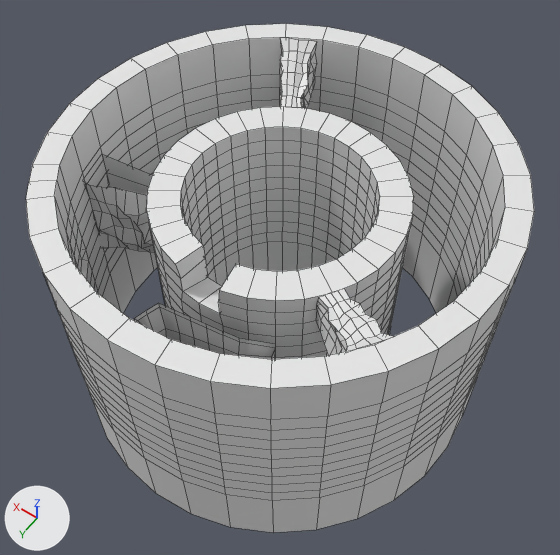
The FBX model MantaMadness/Assets/Models/Environment/SM_Lagoon/Lagoon_walls.fbx, before and after one commit.
Rendered twice from a camera (50 mm lens) standing at (-5.82, 8.15, 10.98) and looking at (-0.06, 0.09, -1.69). Arrows for +X, +Y and +Z are at lower left; the lights stay in place. The picture after the commit comes second. Mesh edges are drawn as thin lines. Where no turn or scale is listed for an object, it has been applied to the vertices.

In view in the first picture: 'lagoon_001', 'lagoon_002', 'lagoon_003', 'lagoon_004', 'lagoon_005', 'lagoon_006'.
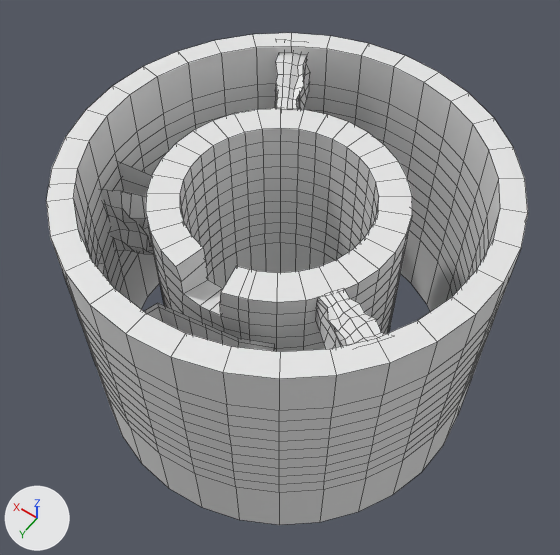
Where the newer file only moved an object's origin or applied its transform, the numbers keep the older frame.

Pixel boxes (x1, y1, x2, y2) of what changed, in the pictures (560 x 555 px):
'lagoon_002', moved, rescaled: before (26, 24, 534, 532); after (46, 33, 528, 525)
'lagoon_001', reshaped, moved, turned: before (146, 107, 414, 359); after (146, 108, 412, 352)
'lagoon_006', moved: before (84, 154, 155, 253); after (100, 161, 154, 255)
'lagoon_004', moved: before (280, 37, 317, 109); after (275, 52, 310, 110)
part 1 of me_circle, reshaped: after (200, 266, 256, 340)

The change, as a list of edits to the scene's bpy script:
```text
Change me_circle:
    used by ob_lagoon_001; location = (0.0, 0.0, -2.81); rotation_euler = (1.571, 0.0, 0.0), in degrees (90, 0, 0); scale = (0.01, 0.01, 0.01)
    remove me_circle.from_pydata(...)  # 764 vertices, 732 faces; spans x -245.0..245.0, y -165.0..349.0, z -245.0..245.0
    add me_circle.from_pydata(...)  # 814 vertices, 782 faces; spans x -245.0..245.0, y -165.0..349.0, z -245.0..245.0
    me_circle part 1: 2 vertices moved from x 0.0, y 140.0..175.0, z -180.0 to x 14.0, y 140.0..175.0, z -182.0; 2 vertices removed from x -48.0..-36.0, y 175.0, z -240.0..-180.0; 52 vertices added at x -87.0..-15.0, y -165.0..349.0, z -243.0..-169.0
Change me_circle_005:
    used by ob_lagoon_004; location = (0.0, 0.0, -2.81)
    remove me_circle_005.from_pydata(...)  # 130 vertices, 128 faces; spans x 1.01..2.3, y -3.61..-1.99, z 2.97..4.08
    add me_circle_005.from_pydata(...)  # 130 vertices, 128 faces; spans x 1.05..2.34, y -3.51..-1.89, z 2.97..4.08
    me_circle_005 part 2: the whole mesh is moved by (0.04, 0.1, 0.0)
Change ob_lagoon_001:
    ob_lagoon_001.location: (0.0, 0.0, -2.81) -> (0.01, 0.02, -2.84)
    ob_lagoon_001.rotation_euler: (1.571, 0.0, 0.0) -> (1.571, 0.0, 0.0162)  # degrees (90, 0, 0) -> degrees (90, 0, 0.9)
Change ob_lagoon_002:
    ob_lagoon_002.location: (0.0, 0.0, -2.81) -> (-0.15, 0.0, -2.81)
    ob_lagoon_002.scale: (0.01, 0.01, 0.01) -> (0.00945, 0.01, 0.00945)
Change ob_lagoon_006:
    ob_lagoon_006.location: (0.0, 0.0, -2.81) -> (-0.15, 0.0, -2.81)
```
